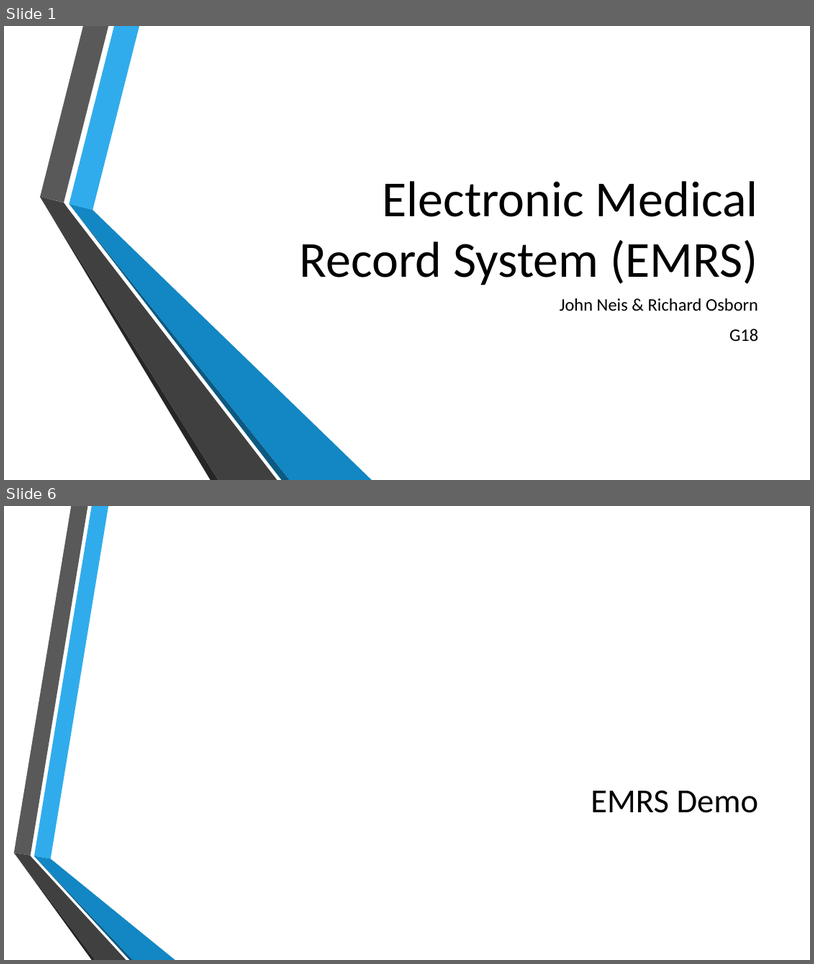
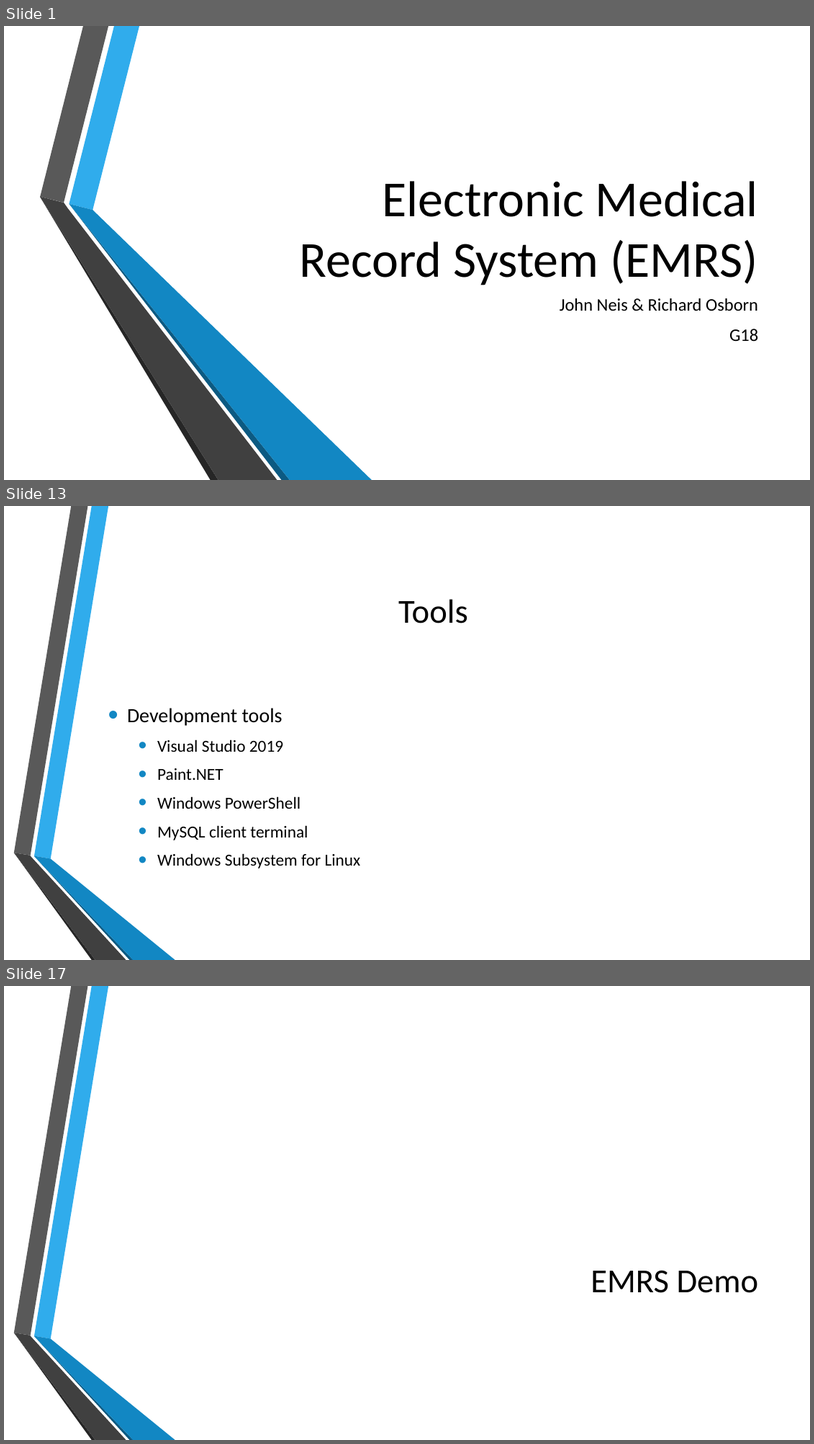
Before and after one commit to John-Neis/CSCI-455-Project, a slide deck: Presentation/Project_Presentation.pptx. Shown one above the other, each under a label of ours: slides 1 and 6 before the commit, slides 1, 13 and 17 after it; the slides between them are not shown. The pictures are 814x964 and 814x1444 pixels, drawn with LibreOffice and Linux fonts; fonts in the diff are those of the drawing; background and template pictures are left out. Boxes give left, top, right and bottom in pixels: in the first picture for what was removed or moved away, otherwise in the second. Text is boxed around its words. In the diff, an @@ line names an element or a change of style, - is before the commit and + after.

```diff
--- a/Presentation/Project_Presentation.pptx
+++ b/Presentation/Project_Presentation.pptx
@@ slide 13 added at (x1=4, y1=506, x2=810, y2=960), background picture (left out); not listed: 6 template elements that a slide beside it also shows @@
@@ title added at (x1=399, y1=599, x2=468, y2=623), 40 pt, text #000000 @@
+Tools
@@ text added at (x1=127, y1=708, x2=361, y2=868), 20 pt, text #000000 @@
+• Development tools
+  • Visual Studio 2019
+  • Paint.NET
+  • Windows PowerShell
+  • MySQL client terminal
+  • Windows Subsystem for Linux
@@ what was slide 6 is now slide 17 @@
```
Also in this commit, not shown: 2 slides changed, 12 other slides added, 2 slides removed.
